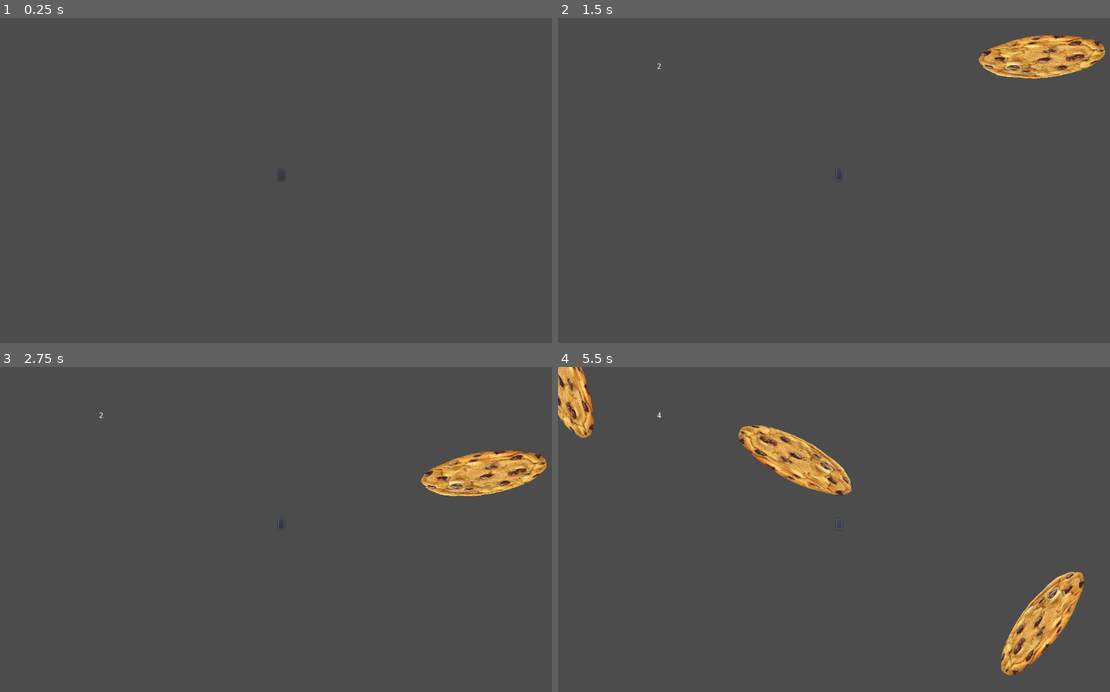
Above: before the commit, frames 1-4 (two rows, left to right).
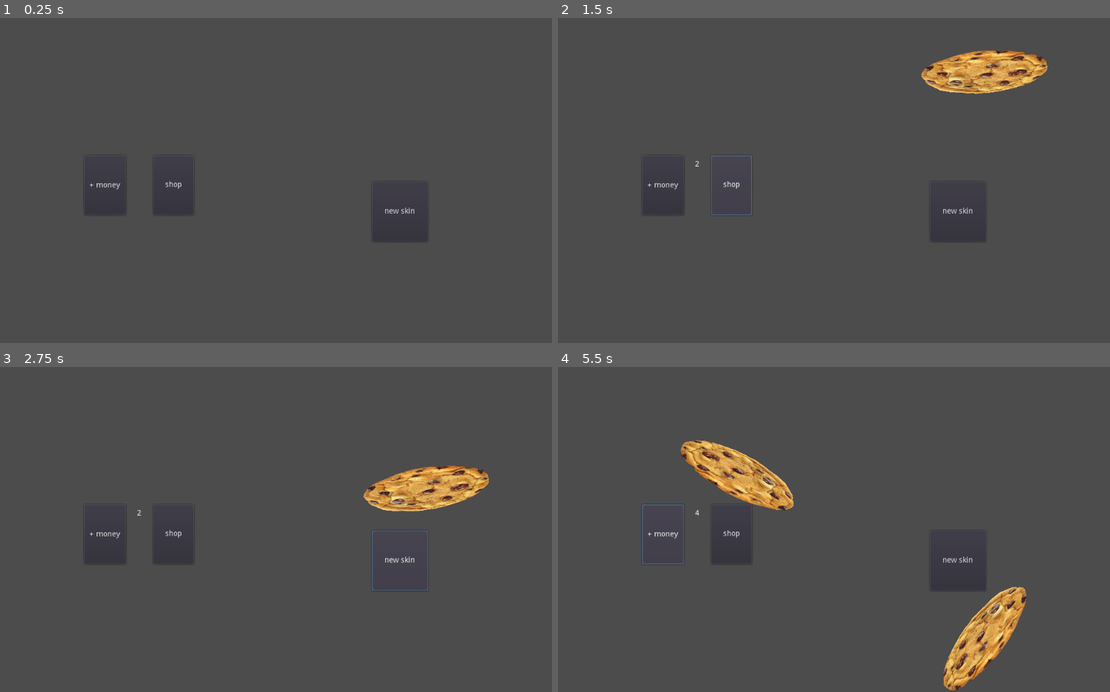
Above: after the commit, the same moments.

Repository: dan11l1324689/cookie-clicker
Game: Godot game, scene res://Control.tscn
Same seed, same stepped clock (60 frames per second), same inputs: the game is played once before the commit and once after it.
Inputs (mouse positions are in pixels of both pictures, inside the frame that each line leads up to; where the layout moved, square brackets give the same spot in the first picture):
- Up to frame 1 (0.25 s): no input
- Up to frame 2 (1.5 s): click (662, 183) [839, 174] at 0.5 s; click (729, 187) at 1.25 s, where only the run after the commit has a clickable "shop"
- Up to frame 3 (2.75 s): click (397, 562) at 2 s, where only the run after the commit has a clickable "new skin"
- Up to frame 4 (5.5 s): click (955, 562) at 2.75 s, where only the run after the commit has a clickable "new skin"; click (662, 532) [839, 523] at 3.5 s; click (729, 536) at 4.25 s, where only the run after the commit has a clickable "shop"; click (662, 532) [839, 523] at 5 s

The runs differ from the first frame. In frame 1, 0.2% of the frame differs, in the area x 15-77%, y 49-69%; in frame 2, 3.8%; in frame 3, 3.7%; in frame 4, 11%, in the area x 0-96%, y 0-100%.

Commit message:
Add files via upload

Diff:
--- a/Control.gd
+++ b/Control.gd
@@ -1,6 +1,7 @@
 extends Control
 var cookie_sprite = preload("res://Sprite.tscn")
 var cookies= 1
+var cookie_lvl=1
 
 # Declare member variables here. Examples:
 # var a = 2
@@ -14,13 +15,25 @@
 
 # Called every frame. 'delta' is the elapsed time since the previous frame.
 #func _process(delta):
-#	pass
+	pass
 
 
 func _on_Button_pressed():
 
 	var cookie=cookie_sprite.instance()
 	add_child(cookie)
-	cookies+=1
+	cookies+=cookie_lvl
+	update_cookies()
+	pass # Replace with function body.
+
+
+
+func _on_Button2_pressed():if cookies>=lvlup_coast(cookie_lvl):
+	cookies-=lvlup_coast(cookie_lvl)
+	cookie_lvl+=1
+	update_cookies()
+	$Button2.text="coast: "+str(lvlup_coast(cookie_lvl))
+func update_cookies():
 	$Label.text=str(cookies)
-	pass # Replace with function body.
+func lvlup_coast(lvl):
+	return pow(2,lvl)*25
--- a/Control.tscn
+++ b/Control.tscn
@@ -3,12 +3,14 @@
 [ext_resource path="res://Control.gd" type="Script" id=1]
 
 [node name="Control" type="Control"]
-anchor_right = 1.0
-anchor_bottom = 1.0
-margin_left = 6.34959
-margin_top = -9.52437
-margin_right = 6.34961
-margin_bottom = -9.52435
+anchor_left = 0.5
+anchor_top = 0.5
+anchor_right = 0.5
+anchor_bottom = 0.5
+margin_left = -612.0
+margin_top = -282.0
+margin_right = -53.0
+margin_bottom = 284.0
 script = ExtResource( 1 )
 __meta__ = {
 "_edit_use_anchors_": false
@@ -19,19 +21,54 @@
 anchor_top = 0.5
 anchor_right = 0.5
 anchor_bottom = 0.5
-margin_left = -6.0
-margin_top = -10.0
-margin_right = 6.0
-margin_bottom = 10.0
+margin_left = -24.8988
+margin_top = -47.37
+margin_right = 52.1012
+margin_bottom = 62.63
+text = "+ money"
 __meta__ = {
 "_edit_use_anchors_": false
 }
 
 [node name="Label" type="Label" parent="."]
-anchor_right = 1.0
-margin_left = 176.0
-margin_top = 93.0
-margin_right = -582.0
-margin_bottom = 330.0
+anchor_left = 0.5
+anchor_top = 0.5
+anchor_right = 0.5
+anchor_bottom = 0.5
+margin_left = 72.133
+margin_top = -38.1498
+margin_right = 117.133
+margin_bottom = 31.8502
+
+[node name="Button2" type="Button" parent="."]
+anchor_top = 0.5
+anchor_bottom = 0.5
+margin_left = 381.698
+margin_top = -46.5862
+margin_right = 456.698
+margin_bottom = 63.4138
+text = "shop"
+__meta__ = {
+"_edit_use_anchors_": false
+}
+
+[node name="Control" type="Control" parent="."]
+anchor_right = 0.153
+anchor_bottom = 0.196
+margin_left = 635.0
+margin_top = -10.0
+margin_right = 1052.47
+margin_bottom = 453.064
+__meta__ = {
+"_edit_use_anchors_": false
+}
+
+[node name="butter" type="Button" parent="Control"]
+margin_left = 150.0
+margin_top = 294.0
+margin_right = 253.0
+margin_bottom = 405.0
+text = "new skin"
 
 [connection signal="pressed" from="Button" to="." method="_on_Button_pressed"]
+[connection signal="pressed" from="Button2" to="." method="_on_Button2_pressed"]
--- /dev/null
+++ b/default_bus_layout.tres
@@ -0,0 +1,4 @@
+[gd_resource type="AudioBusLayout" format=2]
+
+[resource]
+bus/0/volume_db = -0.130497
